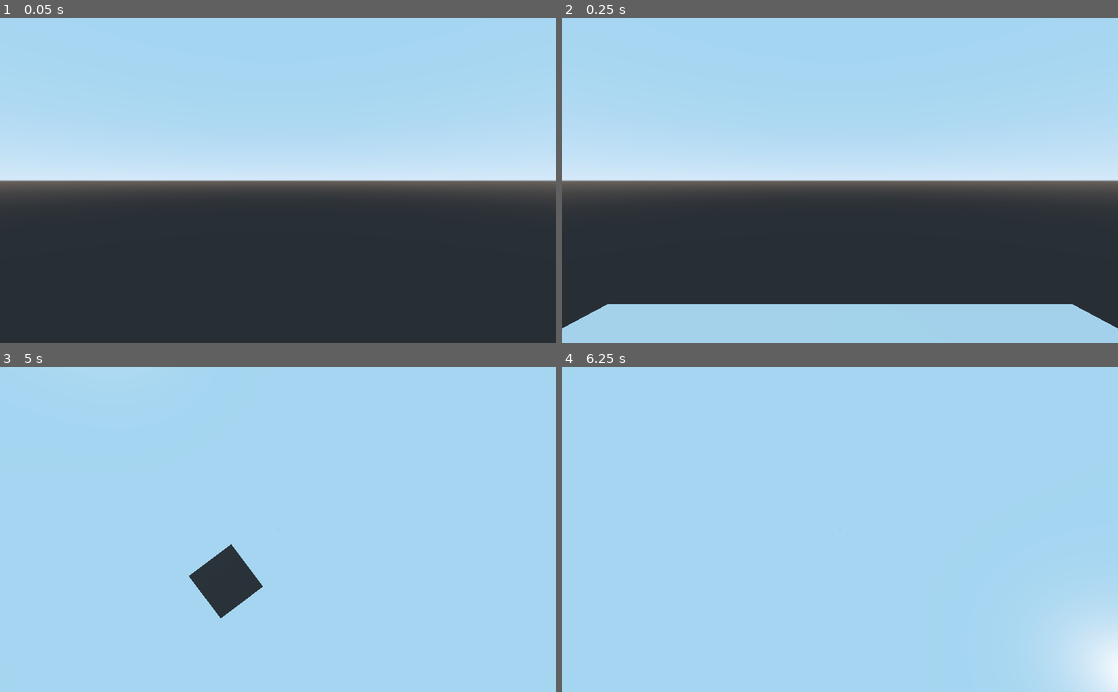
Above: before the commit, frames 1-4 (two rows, left to right).
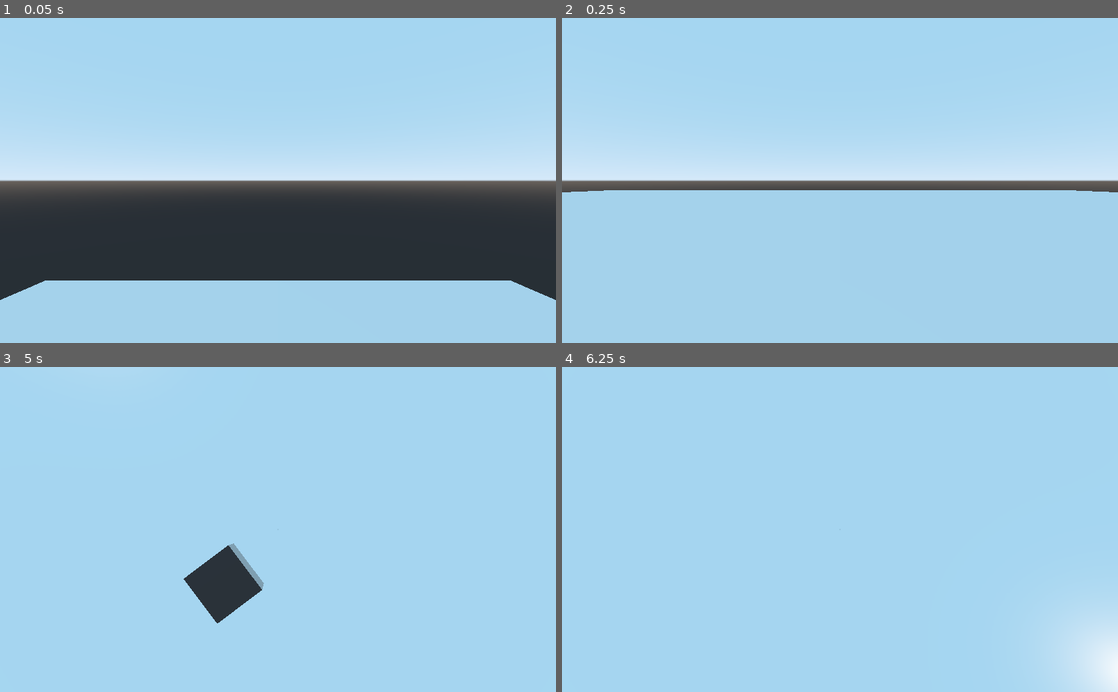
Above: after the commit, the same moments.

Repository: Prasannaraj27/FPS-Game-Development
Game: Godot game, scene res://main.tscn
Same seed, same stepped clock (60 frames per second), same inputs: the game is played once before the commit and once after it.
Inputs (mouse positions are in pixels of both pictures, inside the frame that each line leads up to):
- Up to frame 1 (0.05 s): no input
- Up to frame 2 (0.25 s): no input
- Up to frame 3 (5 s): move the mouse to (400, 513) at 0.52 s; hold D (right) 0.53-1.28 s; tap Enter at 1.25, 2.75, 4.25 s; move the mouse to (166, 545) at 1.27 s; hold S (backward) 1.28-2.03 s; tap Space at 2, 3.5 s; move the mouse to (333, 458) at 2.02 s; hold D (right) 2.03-2.78 s; move the mouse to (250, 594) at 2.77 s; hold W (forward) 2.78-3.53 s; move the mouse to (444, 578) at 3.52 s; hold A (left) from 3.53 s (still down); move the mouse to (111, 480) at 4.27 s
- Up to frame 4 (6.25 s): move the mouse to (867, 529) at 5.02 s; release A (left) at 5.03 s; hold S (backward) 5.03-5.78 s; tap Space at 5.75 s; move the mouse to (756, 448) at 5.77 s; hold D (right) from 5.78 s (still down)

The runs differ from the first frame. In frame 1, 19% of the frame differs, in the area x 0-100%, y 80-100%; in frame 2, 36%, in the area x 0-100%, y 52-96%; in frame 3, 0.4%; in frame 4, nothing differs.

Commit message:
remove self.

Diff:
--- a/main.tscn
+++ b/main.tscn
@@ -16,7 +16,7 @@
 [node name="main" type="Spatial"]
 
 [node name="static_tmp" type="StaticBody" parent="."]
-transform = Transform( 10, 0, 0, 0, 0.1, 0, 0, 0, 10, 0, 0, 0 )
+transform = Transform( 10, 0, 0, 0, 5, 0, 0, 0, 10, 0, 0, 0 )
 collision_layer = 0
 collision_mask = 0
 
--- a/player/player_movement.gd
+++ b/player/player_movement.gd
@@ -19,7 +19,7 @@
 ### only way to capture mouse events
 func _input(event):
 	if event is InputEventMouseMotion:
-		mouse_events.append(event)
+		mouse_events.append(event);
 
 func _physics_process(delta):
 	### amount of movement this tick
@@ -68,7 +68,7 @@
 
 	### clamp pitch to straight up and straight down
 	pitch = clamp(pitch + delta_pitch * pitch_speed, -90, 90);
-	### modulo yaw so it does increment into inf or -inf
+	### modulo yaw so it does inc/dec into inf/-inf
 	yaw = fmod(yaw + delta_yaw * pitch_speed, 360.0);
 
 	### calculate relative rotation
--- a/queue/queue.gd
+++ b/queue/queue.gd
@@ -7,63 +7,63 @@
 func push_back(v):
 	var e = QueueEntry.new(v);
 
-	if self.tail != null:
-		self.tail.bk = e;
-		e.fd = self.tail;
+	if tail != null:
+		tail.bk = e;
+		e.fd = tail;
 	else:
-		if self.head != null:
-			self.head.bk = e;
+		if head != null:
+			head.bk = e;
 		else:
-			self.head = e;
+			head = e;
 
 	length += 1;
-	self.tail = e;
+	tail = e;
 
 func pop_back():
-	var e = self.tail;
-	if self.tail != null:
-		self.tail = self.tail.fd;
+	var e = tail;
+	if tail != null:
+		tail = tail.fd;
 
 	return e.inner;
 
 func push_front(v):
 	var e = QueueEntry.new(v);
 
-	if self.head != null:
-		self.head.fd = e;
-		e.bk = self.head;
+	if head != null:
+		head.fd = e;
+		e.bk = head;
 	else:
-		if self.tail != null:
-			self.tail.fd = e;
+		if tail != null:
+			tail.fd = e;
 		else:
-			self.tail = e;
+			tail = e;
 
 	length += 1;
-	self.head = e;
+	head = e;
 
 func pop_front():
-	var e = self.head;
-	if self.head != null:
-		self.head = self.head.bk;
+	var e = head;
+	if head != null:
+		head = head.bk;
 
 	return e.inner;
 
 func len():
-	return self.length;
+	return length;
 
 func empty():
-	self.head = null;
-	self.tail = null;
-	self.length = 0;
+	head = null;
+	tail = null;
+	length = 0;
 
 func consume():
 	var entries: Array = [];
-	var h = self.head;
+	var h = head;
 
 	while h != null:
 		entries.append(h.inner);
 		h = h.bk;
 
-	self.empty();
+	empty();
 
 	return entries;
--- a/queue/queue_entry.gd
+++ b/queue/queue_entry.gd
@@ -5,4 +5,4 @@
 var bk = null;
 
 func _init(v):
-	self.inner = v;
+	inner = v;
